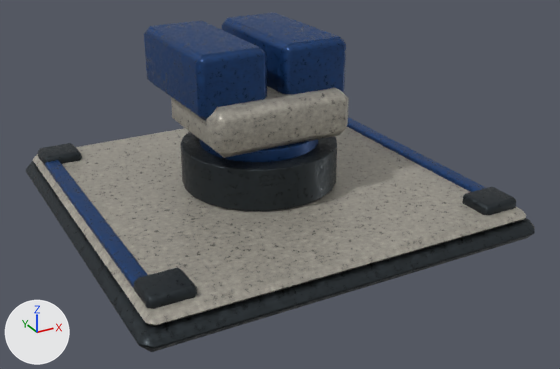
Renders of the glTF model assets/solis/models/solis_rampe_de_roquettes.gltf from each side of a commit.
Rendered twice from a 50 mm camera at (-3.33, -6.48, 3.43) aimed at (0.07, -0.31, 0.34). Lighting does not change. The marker at lower left points along +X, +Y and +Z. The first picture is the older version. Where no turn or scale is listed for an object, it has been applied to the vertices. Vertices at exactly the same position are counted once.

Names of what the first picture shows: 'Building.012_Geometry', 'GunPitch.002_Geometry', 'TurretYaw.002_Geometry'.
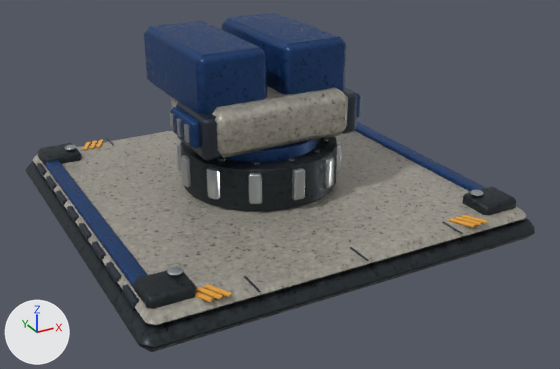
Pixel boxes [x1, y1, x2, y2] of what changed, in the pictures (560 x 369 px; the box of a moved part takes in the faces that stretch with it):
'Building.012_Geometry', reshaped, moved: before [26, 117, 535, 352]; after [26, 121, 535, 352]
'TurretYaw.002_Geometry', reshaped (7% wider): before [171, 86, 349, 158]; after [170, 86, 361, 161]
part 1 of me_bearing_001, moved or reshaped: before [45, 160, 147, 288]; after [122, 284, 139, 309]
part 2 of me_bearing_001, moved or reshaped: before [347, 117, 486, 192]; after [106, 262, 122, 284]
part 3 of me_bearing_001, added: after [92, 241, 106, 262]
part 4 of me_bearing_001, added: after [79, 223, 92, 242]
part 5 of me_bearing_001, added: after [67, 206, 79, 224]
part 6 of me_bearing_001, added: after [56, 190, 67, 207]
part 7 of me_bearing_001, added: after [46, 176, 57, 192]
part 8 of me_bearing_001, added: after [37, 163, 47, 178]
part 9 of me_bearing_001, added: after [244, 276, 261, 292]
part 10 of me_bearing_001, added: after [350, 247, 369, 261]
part 11 of me_bearing_001, added: after [442, 221, 463, 234]
part 12 of me_bearing_001, moved or reshaped: [26, 161, 535, 352] in both
part 13 of me_bearing_001, moved or reshaped: before [180, 131, 337, 211]; after [180, 136, 337, 211]
part 14 of me_bearing_001, moved or reshaped: before [33, 127, 526, 326]; after [33, 131, 526, 326]
part 15 of me_bearing_001, built on: before [199, 139, 318, 162]; after [177, 138, 342, 204]
part 16 of me_bearing_001, added: after [354, 121, 487, 227]
part 17 of me_bearing_001, added: after [167, 266, 231, 302]
part 18 of me_bearing_001, added: after [65, 140, 104, 150]
part 19 of me_missile_turret, added: after [170, 101, 220, 161]
part 20 of me_missile_turret, added: after [342, 88, 361, 134]

Edits to the bpy script that builds the scene:
```text
Change me_bearing_001:
    remove me_bearing_001.from_pydata(...)  # 376 vertices, 712 faces; spans x -1.96..1.96, y -1.96..1.96, z -0.76..0.08
    add me_bearing_001.from_pydata(...)  # 1960 vertices, 3632 faces; spans x -2.61..1.31, y -1.96..1.96, z -0.73..0.1
    me_bearing_001 part 1: the loose piece of 24 vertices spanning x -1.83..-1.67, y -1.73..1.73, z -0.5..-0.42 is scaled about its middle by (0.34, 0.0765, 1.15), then moved by (-0.76, -1.44, -0.03), in mat_solis_anodized (greyish blue #3c444f)
    me_bearing_001 part 2: the loose piece of 24 vertices spanning x 1.67..1.83, y -1.73..1.73, z -0.5..-0.42 is scaled about its middle by (0.34, 0.0765, 1.15), then moved by (-4.26, -1.03, -0.03), in mat_solis_anodized (greyish blue #3c444f)
    me_bearing_001 part 3: the loose piece of 24 vertices spanning x -1.83..-1.67, y -1.73..1.73, z -0.5..-0.42 is copied, and the copy is scaled about its middle by (0.34, 0.0765, 1.15), then moved by (-0.76, -0.62, -0.03), in mat_solis_anodized (greyish blue #3c444f); it spans x -2.53..-2.48, y -0.75..-0.48, z -0.53..-0.46
    me_bearing_001 part 4: the loose piece of 24 vertices spanning x -1.83..-1.67, y -1.73..1.73, z -0.5..-0.42 is copied, and the copy is scaled about its middle by (0.34, 0.0765, 1.15), then moved by (-0.76, -0.21, -0.03), in mat_solis_anodized (greyish blue #3c444f); it spans x -2.53..-2.48, y -0.34..-0.07, z -0.53..-0.46
    me_bearing_001 part 5: the loose piece of 24 vertices spanning x -1.83..-1.67, y -1.73..1.73, z -0.5..-0.42 is copied, and the copy is scaled about its middle by (0.34, 0.0765, 1.15), then moved by (-0.76, 0.21, -0.03), in mat_solis_anodized (greyish blue #3c444f); it spans x -2.53..-2.48, y 0.07..0.34, z -0.53..-0.46
    me_bearing_001 part 6: the loose piece of 24 vertices spanning x -1.83..-1.67, y -1.73..1.73, z -0.5..-0.42 is copied, and the copy is scaled about its middle by (0.34, 0.0765, 1.15), then moved by (-0.76, 0.62, -0.03), in mat_solis_anodized (greyish blue #3c444f); it spans x -2.53..-2.48, y 0.48..0.75, z -0.53..-0.46
    me_bearing_001 part 7: the loose piece of 24 vertices spanning x -1.83..-1.67, y -1.73..1.73, z -0.5..-0.42 is copied, and the copy is scaled about its middle by (0.34, 0.0765, 1.15), then moved by (-0.76, 1.03, -0.03), in mat_solis_anodized (greyish blue #3c444f); it spans x -2.53..-2.48, y 0.89..1.16, z -0.53..-0.46
    me_bearing_001 part 8: the loose piece of 24 vertices spanning x -1.83..-1.67, y -1.73..1.73, z -0.5..-0.42 is copied, and the copy is scaled about its middle by (0.34, 0.0765, 1.15), then moved by (-0.76, 1.44, -0.03), in mat_solis_anodized (greyish blue #3c444f); it spans x -2.53..-2.48, y 1.31..1.58, z -0.53..-0.46
    me_bearing_001 part 9: a new loose piece, a box spanning x -1.6556..-1.6416, y -1.93..-1.67, z -0.4405..-0.4315, in mat_solis_anodized (greyish blue #3c444f)
    me_bearing_001 part 10: a new loose piece, a box spanning x -0.6556..-0.6416, y -1.93..-1.67, z -0.4405..-0.4315, in mat_solis_anodized (greyish blue #3c444f)
    me_bearing_001 part 11: a new loose piece, a box spanning x 0.3444..0.3584, y -1.93..-1.67, z -0.4405..-0.4315, in mat_solis_anodized (greyish blue #3c444f)
    me_bearing_001 part 12: the loose piece of 24 vertices spanning x -1.96..1.96, y -1.96..1.96, z -0.76..-0.56 is moved by (-0.65, 0.0, 0.03)
    me_bearing_001 part 13: the loose piece of 96 vertices spanning x -0.77..0.77, y -0.77..0.77, z -0.46..-0.04 is moved by (-0.65, 0.0, 0.03)
    me_bearing_001 part 14: the loose piece of 16 vertices spanning x -1.88..1.88, y -1.88..1.88, z -0.59..-0.47 is moved by (-0.65, 0.0, 0.03)
    me_bearing_001 part 15: 96 vertices removed from x -0.59..0.59, y -0.59..0.59, z -0.08..0.08; 960 vertices added at x -1.47..0.17, y -0.82..0.82, z -0.34..0.1
    me_bearing_001 part 16: 168 vertices added at x 0.41..1.18, y -1.88..1.88, z -0.47..-0.31
    me_bearing_001 part 17: 72 vertices added at x -2.23..-1.86, y -1.88..-1.46, z -0.44..-0.31
    me_bearing_001 part 18: 72 vertices added at x -2.23..-1.71, y 1.46..1.88, z -0.44..-0.31
    other edits to the shape of me_bearing_001 do not show in these pictures
    add me_bearing_001.materials.append(mat_solis_anodized)  # greyish blue #3c444f
    add me_bearing_001.materials.append(mat_solis_machined)  # grey #b3b8bc
    add me_bearing_001.materials.append(mat_solis_amber_safety)  # orange #f6af42
Change me_missile_turret:
    remove me_missile_turret.from_pydata(...)  # 24 vertices, 44 faces; spans x -0.71..0.71, y -0.6..0.6, z -0.225..0.225
    add me_missile_turret.from_pydata(...)  # 312 vertices, 572 faces; spans x -0.928..0.928, y -0.6..0.6, z -0.23..0.225
    me_missile_turret part 19: 144 vertices added at x -0.928..-0.595, y -0.53..0.27, z -0.23..0.18
    me_missile_turret part 20: 144 vertices added at x 0.595..0.928, y -0.53..0.27, z -0.23..0.18
    add me_missile_turret.materials.append(mat_solis_anodized)  # greyish blue #3c444f
    add me_missile_turret.materials.append(mat_solis_cobalt)
    add me_missile_turret.materials.append(mat_solis_machined)  # grey #b3b8bc
    add me_missile_turret.materials.append(mat_solis_energy)  # blue #2ca2f3, glowing blue #2eaaff
Change ob_building_012_geometry:
    ob_building_012_geometry.location: (0.0, 0.0, 0.76) -> (0.649, 0.0, 0.73)
```
